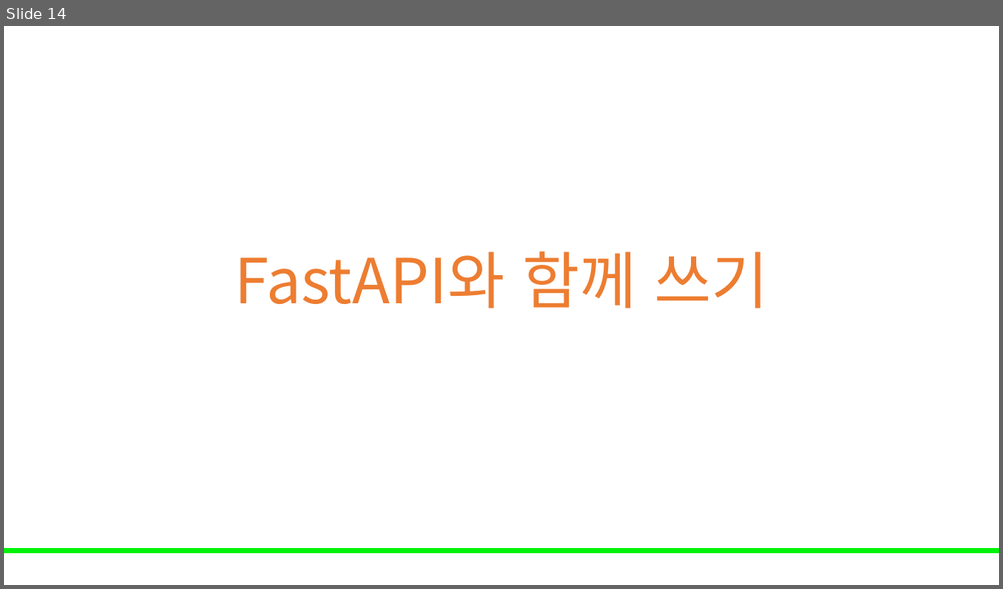
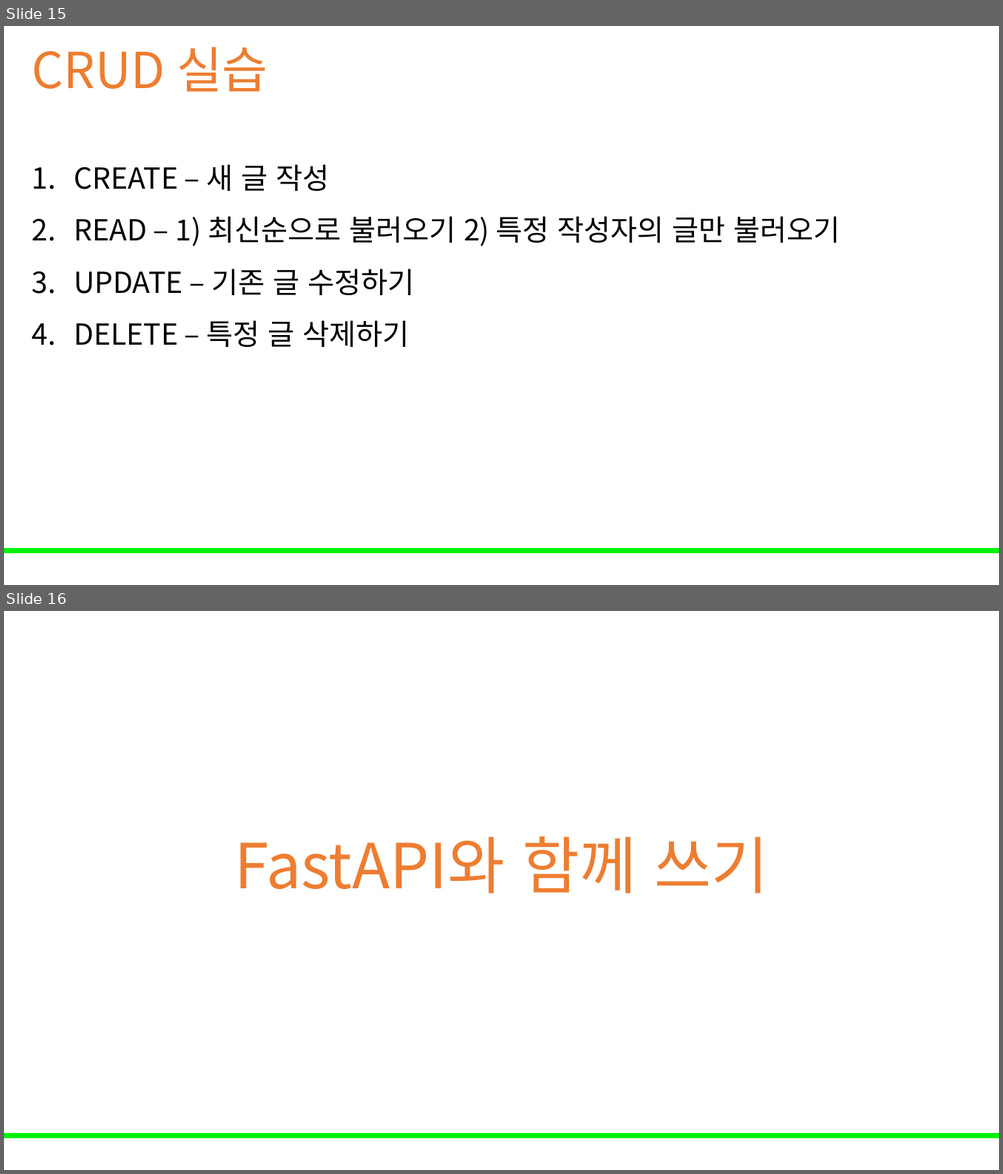
Before and after one commit to Leader-Lesson/KDT_RE_3rd, a slide deck: material/DB/08_파이썬과함께쓰기.pptx. Shown one above the other, each under a label of ours: slide 14 before the commit, slides 15 and 16 after it. The pictures are 1003x589 and 1003x1174 pixels, drawn with LibreOffice and Linux fonts; fonts in the diff are those of the drawing; background and template pictures are left out. Boxes give left, top, right and bottom in pixels: in the first picture for what was removed or moved away, otherwise in the second. Text is boxed around its words. In the diff, an @@ line names an element or a change of style, - is before the commit and + after.

Commit message:
database sql 추가, python ppt 실습 추가

```diff
--- a/material/DB/08_파이썬과함께쓰기.pptx
+++ b/material/DB/08_파이썬과함께쓰기.pptx
@@ slide 15 added at box(4, 26, 999, 585), background #FFFFFF; not listed: 1 template element that a slide beside it also shows @@
@@ title added at box(32, 47, 268, 92), 48 pt, text #ED7D31 @@
+CRUD 실습
@@ text added at box(74, 164, 840, 347), 28 pt, text #000000 @@
+1. CREATE – 새 글 작성
+2. READ – 1) 최신순으로 불러오기 2) 특정 작성자의 글만 불러오기
+3. UPDATE – 기존 글 수정하기
+4. DELETE – 특정 글 삭제하기
@@ what was slide 14 is now slide 16 @@
```
Also in this commit, not shown: 1 other slide added, 31 other files.
